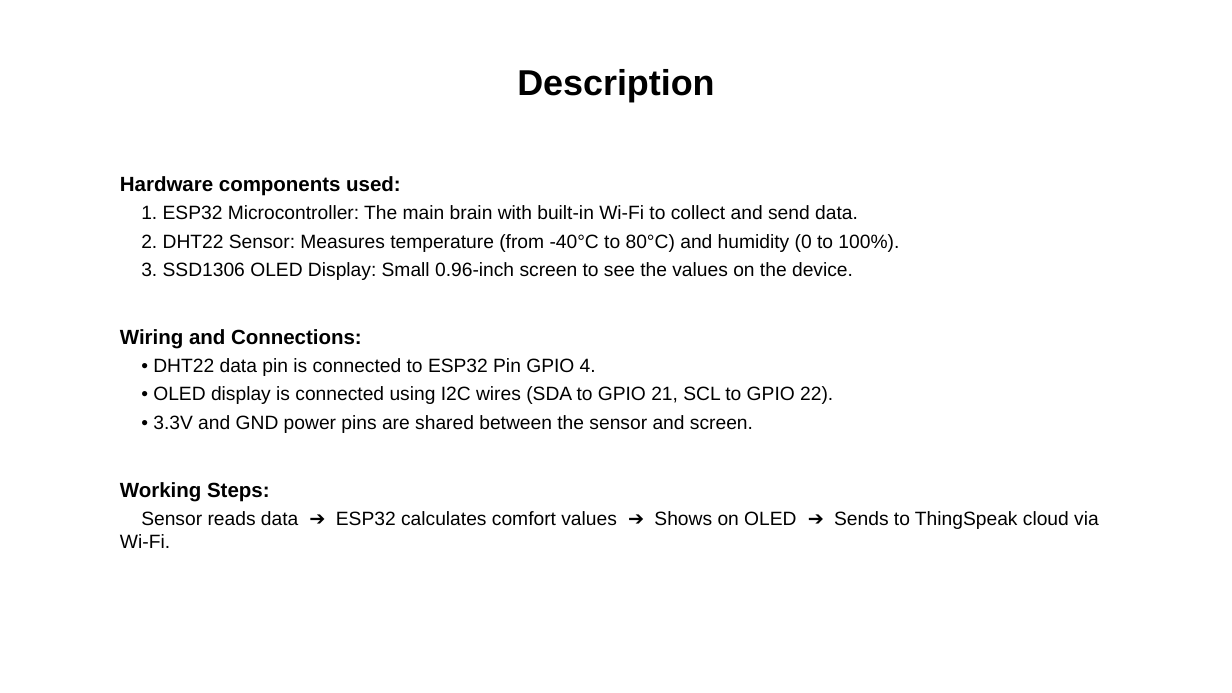
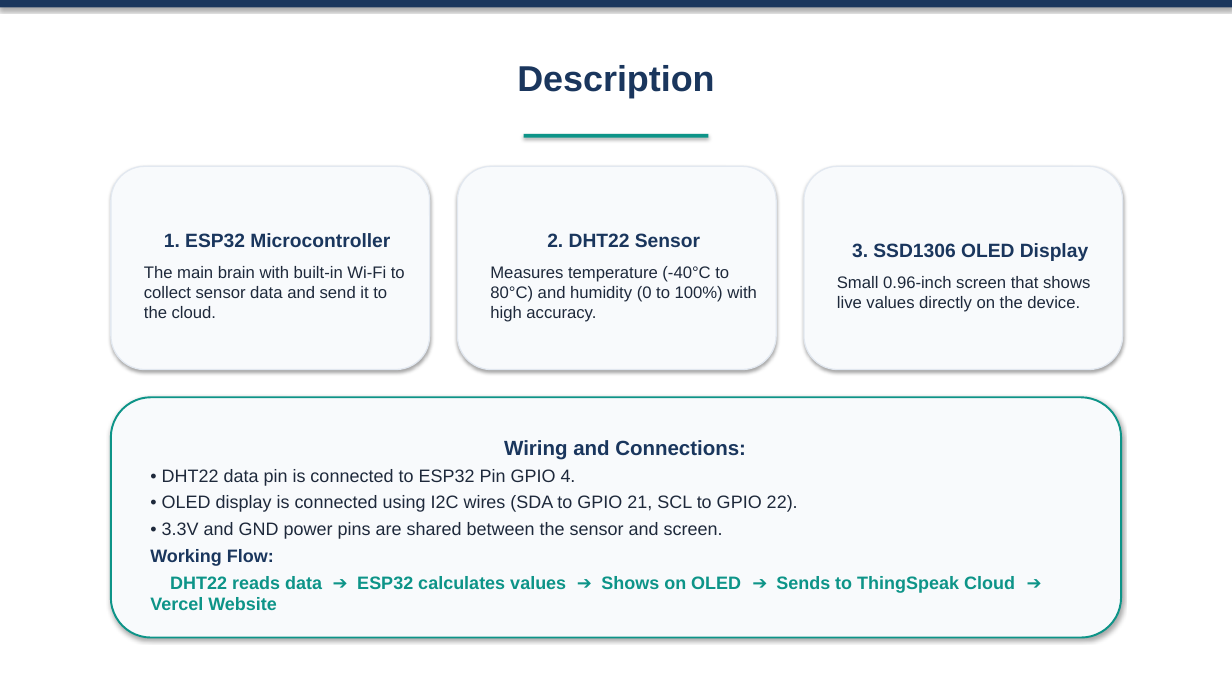
Before and after one commit to prasoon9999/smart-weather-station, a slide deck: slide 6 of Smart_Weather_Station_Presentation.pptx. Drawn at 1232x693 pixels with LibreOffice and Linux fonts; fonts in the diff are those of the drawing. Boxes give left, top, right and bottom in pixels: in the first picture for what was removed or moved away, otherwise in the second. Text is boxed around its words. In the diff, an @@ line names an element or a change of style, - is before the commit and + after.

Commit message:
docs: finalize aesthetic presentation preserving exact format and simple language

```diff
--- a/Smart_Weather_Station_Presentation.pptx
+++ b/Smart_Weather_Station_Presentation.pptx
@@ rectangle added at [0,0,1232,7], fill #1A365D @@
@@ text "Description" at [517,65,714,98]: text colour #000000 to #1A365D @@
@@ rectangle added at [524,134,709,138], fill #0D9488 @@
@@ rounded rectangle added at [111,166,430,370], fill #F8FAFC, outline #E2E8F0 1 pt, 13 pt, text #1E293B @@
+1. ESP32 Microcontroller
+The main brain with built-in Wi-Fi to collect sensor data and send it to the cloud.
@@ text in rounded rectangle at [120,176,899,280]: paragraphs removed @@
-Hardware components used:
-1. ESP32 Microcontroller: The main brain with built-in Wi-Fi to collect and send data.
-2. DHT22 Sensor: Measures temperature (from -40°C to 80°C) and humidity (0 to 100%).
-3. SSD1306 OLED Display: Small 0.96-inch screen to see the values on the device.
@@ rounded rectangle added at [457,166,776,370], fill #F8FAFC, outline #E2E8F0 1 pt, 13 pt, text #1E293B @@
+2. DHT22 Sensor
+Measures temperature (-40°C to 80°C) and humidity (0 to 100%) with high accuracy.
@@ rounded rectangle added at [804,166,1123,370], fill #F8FAFC, outline #E2E8F0 1 pt, 13 pt, text #1E293B @@
+3. SSD1306 OLED Display
+Small 0.96-inch screen that shows live values directly on the device.
@@ rounded rectangle "Wiring and Connections:": place and size @@
-rounded rectangle "Wiring and Connections:" at [120,176,1099,548]
+rounded rectangle "Wiring and Connections:" at [111,397,1121,638]
@@ rounded rectangle "Wiring and Connections:" at [111,397,1121,638]: vertical alignment top to middle; fill none to #F8FAFC; outline none to #0D9488 1.5 pt; shadow on @@
@@ text in rounded rectangle at [162,440,798,539]: text colour #000000 to #1A365D in "Wiring and Connections:"; size 15 to 14 pt, text colour #000000 to #1E293B in "• DHT22 data pin is connected to ...", "• OLED display is connected using I2C ...", "• 3.3V and GND power pins are ..."; alignment left to centre; less space between paragraphs @@
@@ text in rounded rectangle at [150,549,1015,610]: text changed; size 15 to 14 pt; text colour #000000 to #0D9488; bold on @@
-Working Steps:
-Sensor reads data ➔ ESP32 calculates comfort values ➔ Shows on OLED ➔ Sends to ThingSpeak cloud via Wi-Fi.
+Working Flow:
+DHT22 reads data ➔ ESP32 calculates values ➔ Shows on OLED ➔ Sends to ThingSpeak Cloud ➔ Vercel Website
```
Also in this commit, not shown: 9 other slides changed, 2 other files.
